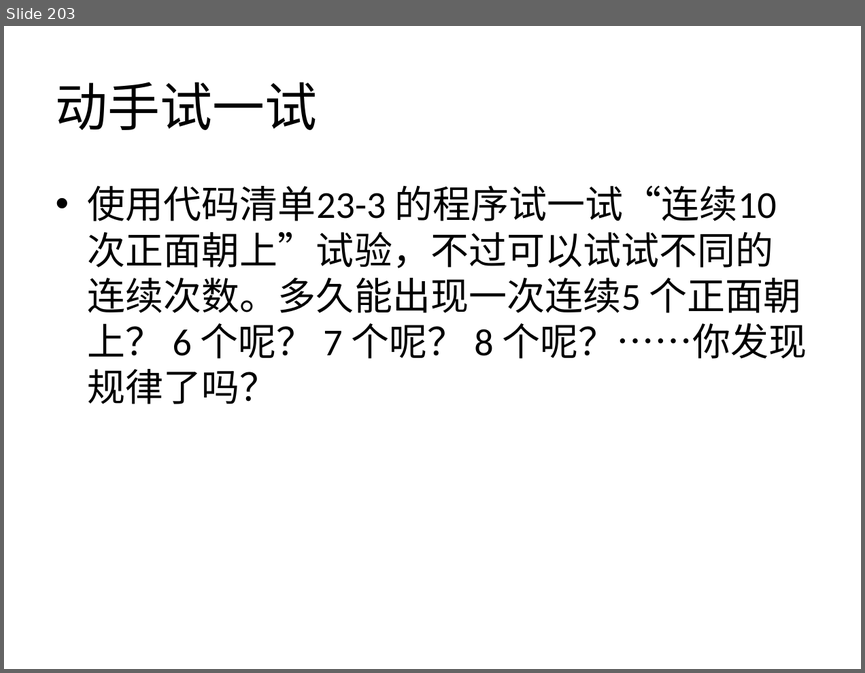
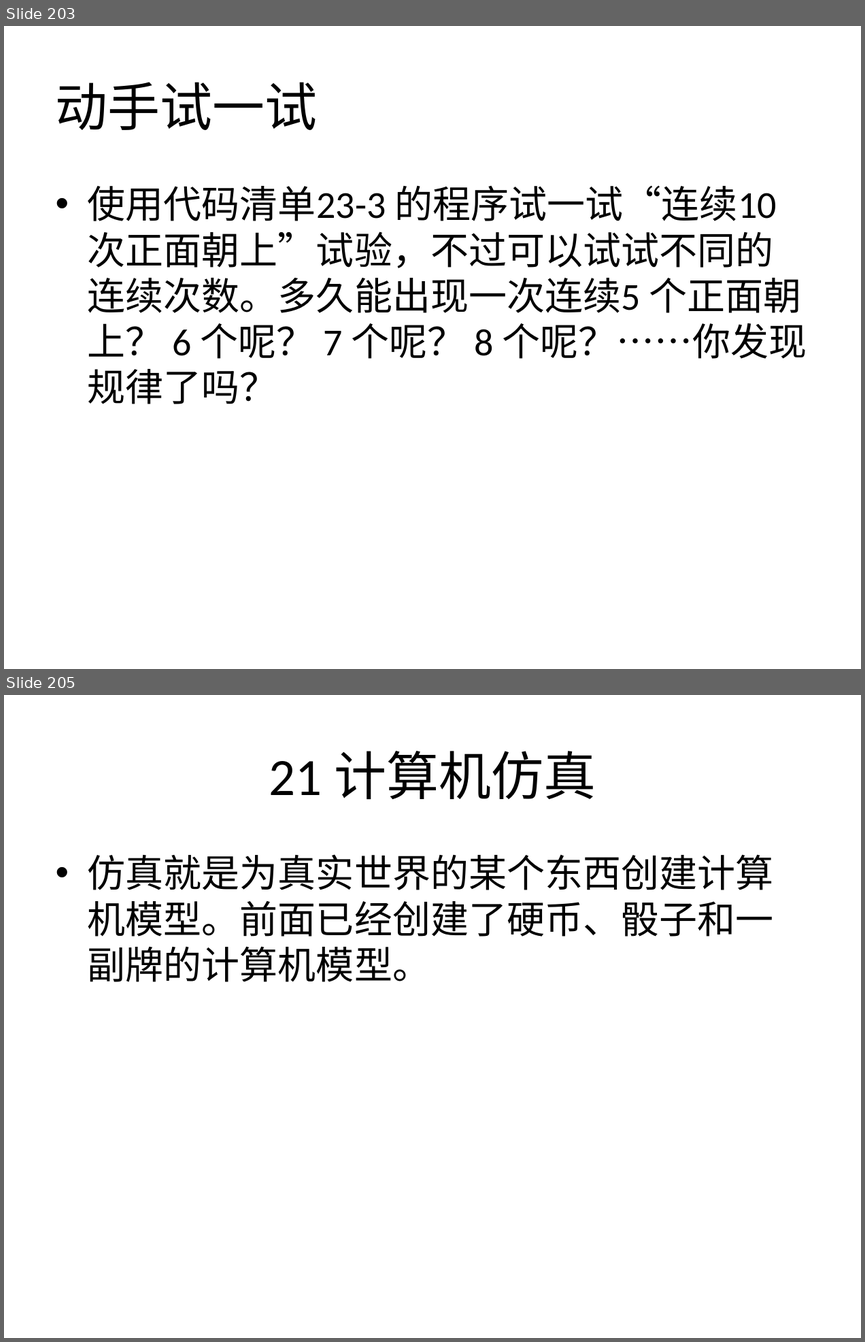
Before and after one commit to zhinan18/Python3, a slide deck: readme/Python3.pptx. Shown one above the other, each under a label of ours: slide 203 before the commit, slides 203 and 205 after it; the slides between them are not shown. The pictures are 865x673 and 865x1342 pixels, drawn with LibreOffice and Linux fonts; fonts in the diff are those of the drawing. Boxes give left, top, right and bottom in pixels: in the first picture for what was removed or moved away, otherwise in the second. Text is boxed around its words. In the diff, an @@ line names an element or a change of style, - is before the commit and + after.

```diff
--- a/readme/Python3.pptx
+++ b/readme/Python3.pptx
@@ slide 205 added at box(4, 695, 861, 1338), background #FFFFFF @@
@@ title added at box(269, 751, 596, 799), 44 pt, text #000000 @@
+21 计算机仿真
@@ text added at box(88, 854, 773, 982), 32 pt, text #000000 @@
+• 仿真就是为真实世界的某个东西创建计算机模型。前面已经创建了硬币、骰子和一副牌的计算机模型。
```
Also in this commit, not shown: 16 other slides added, 2 other files.
